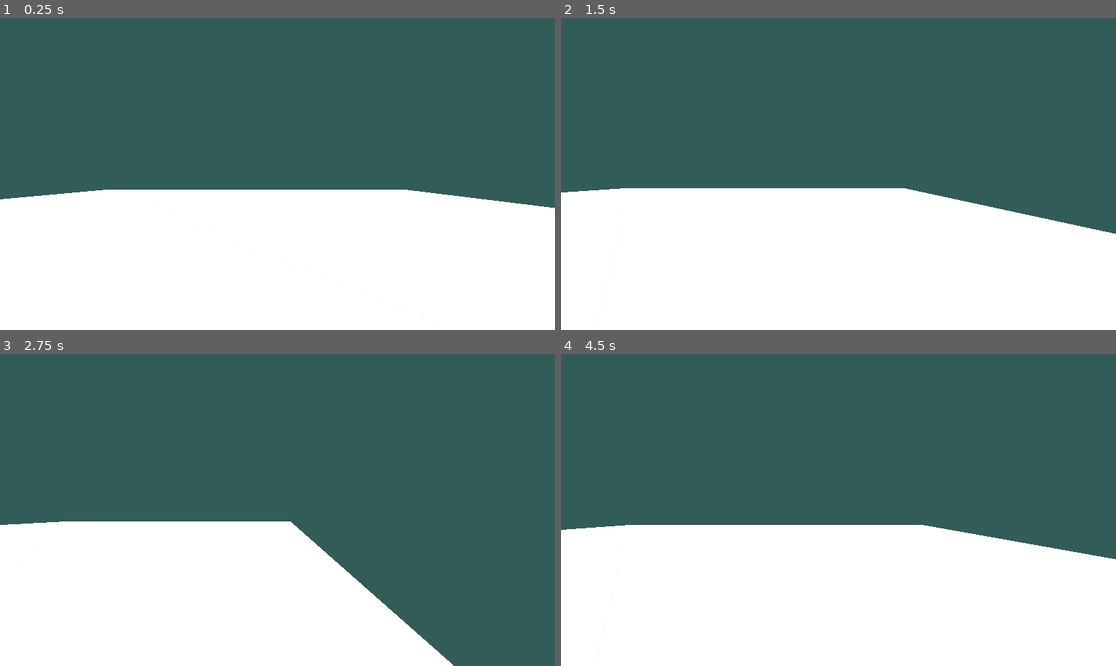
Above: before the commit, frames 1-4 (two rows, left to right).
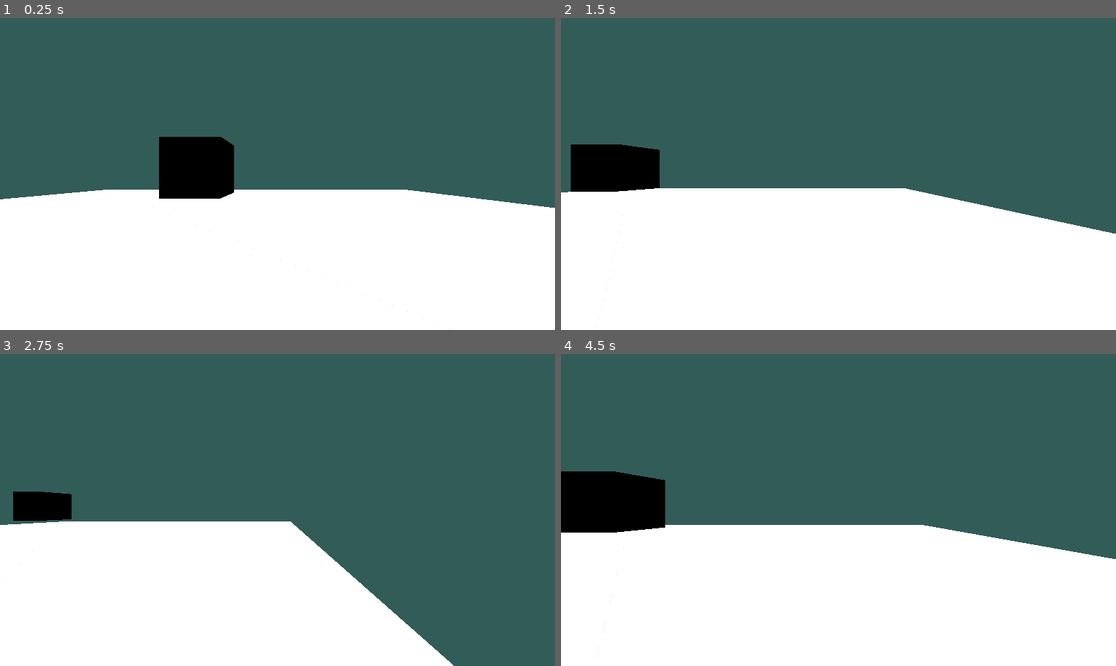
Above: after the commit, the same moments.

Repository: MonkeeyWEB/Godot-Project
Game: Godot game, scene res://node_3d.tscn
The game is run twice, just before and just after one commit, with the same random seed, the same clock (stepped at 60 frames per second) and the same inputs.
Inputs:
- Up to frame 1 (0.25 s): no input
- Up to frame 2 (1.5 s): tap Enter (ui_accept) at 0.5, 0.77 s; hold Right (ui_right) 0.53-1.28 s; hold Down (ui_down) from 1.28 s (still down)
- Up to frame 3 (2.75 s): tap Enter (ui_accept) at 1.52 s; release Down (ui_down) at 2.03 s; hold Right (ui_right) from 2.03 s (still down)
- Up to frame 4 (4.5 s): release Right (ui_right) at 2.78 s; hold Up (ui_up) 2.78-3.53 s; tap Enter (ui_accept) at 3.02, 3.77 s; hold Left (ui_left) from 3.53 s (still down)

The runs differ from the first frame. In frame 1, 2.6% of the frame differs, in the area x 28-43%, y 38-58%; in frame 2, 2.3%; in frame 3, 0.9%; in frame 4, 3.5%, in the area x 0-19%, y 37-58%.

Commit message:
gestion du son  3D dans la boite

Diff:
--- a/node_3d.tscn
+++ b/node_3d.tscn
@@ -1,6 +1,7 @@
-[gd_scene load_steps=7 format=3 uid="uid://bw7hpfcvakht8"]
+[gd_scene load_steps=10 format=3 uid="uid://bw7hpfcvakht8"]
 
 [ext_resource type="PackedScene" uid="uid://bgkc0hu54tuoo" path="res://player.tscn" id="1_rltks"]
+[ext_resource type="AudioStream" uid="uid://e8l253k5bf1a" path="res://breath-in-242641.mp3" id="2_qj6pc"]
 
 [sub_resource type="StandardMaterial3D" id="StandardMaterial3D_77hj7"]
 albedo_color = Color(0.331098, 0.247018, 0.109262, 1)
@@ -17,6 +18,10 @@
 emission = Color(0.200176, 0.359718, 0.339492, 1)
 
 [sub_resource type="QuadMesh" id="QuadMesh_abnnk"]
+
+[sub_resource type="BoxMesh" id="BoxMesh_um57v"]
+
+[sub_resource type="AudioStream" id="AudioStream_mvbdh"]
 
 [node name="Node3D" type="Node3D"]
 
@@ -81,5 +86,18 @@
 transform = Transform3D(1, 0, 0, 0, 1, 0, 0, 0, 1, -9.97504, 7.14948, -0.311876)
 size = Vector3(0.214722, 14.4202, 20.8408)
 
-[node name="AudioStreamPlayer3D" type="AudioStreamPlayer3D" parent="."]
-transform = Transform3D(1, 0, 0, 0, 1, 0, 0, 0, 1, 7.25447, 1.54157, 5.71529)
+[node name="sound box" type="MeshInstance3D" parent="."]
+transform = Transform3D(1, 0, 0, 0, 1, 0, 0, 0, 1, 0, 1.13632, 0)
+mesh = SubResource("BoxMesh_um57v")
+
+[node name="AudioStreamPlayer3D" type="AudioStreamPlayer3D" parent="sound box"]
+stream = ExtResource("2_qj6pc")
+volume_db = 22.857
+unit_size = 13.56
+autoplay = true
+max_distance = 5.0
+panning_strength = 3.0
+parameters/looping = true
+
+[node name="AudioStreamPlayer" type="AudioStreamPlayer" parent="."]
+stream = SubResource("AudioStream_mvbdh")
Not shown, added: breath-in-242641.mp3.import
Not shown, added: chill-drum-loop-6887.mp3.import
Not shown, added: breath-in-242641.mp3
Not shown, added: chill-drum-loop-6887.mp3
